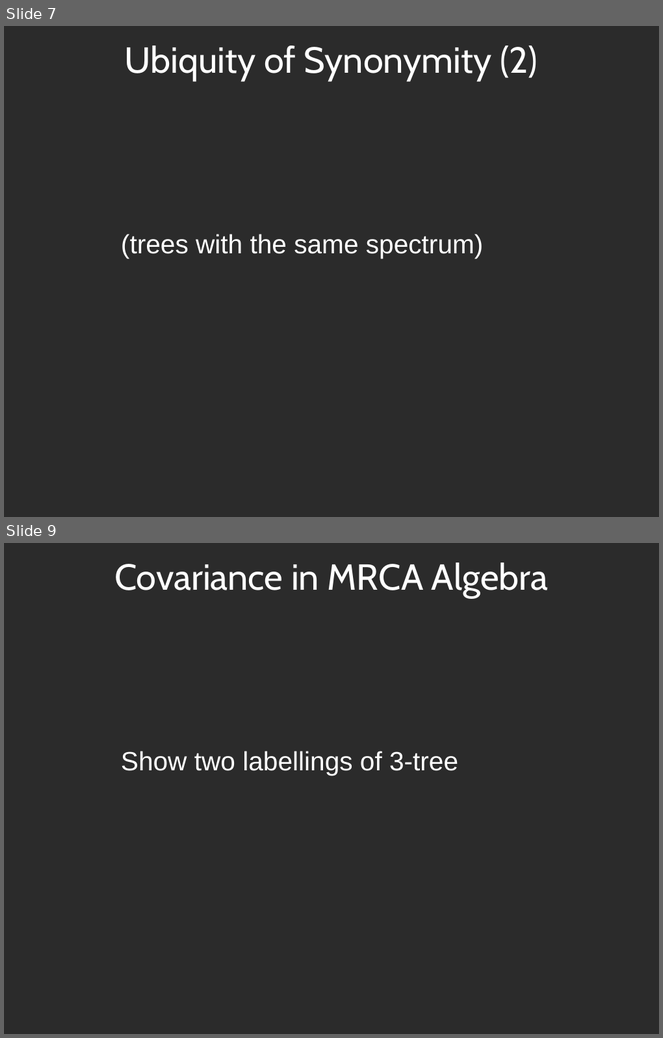
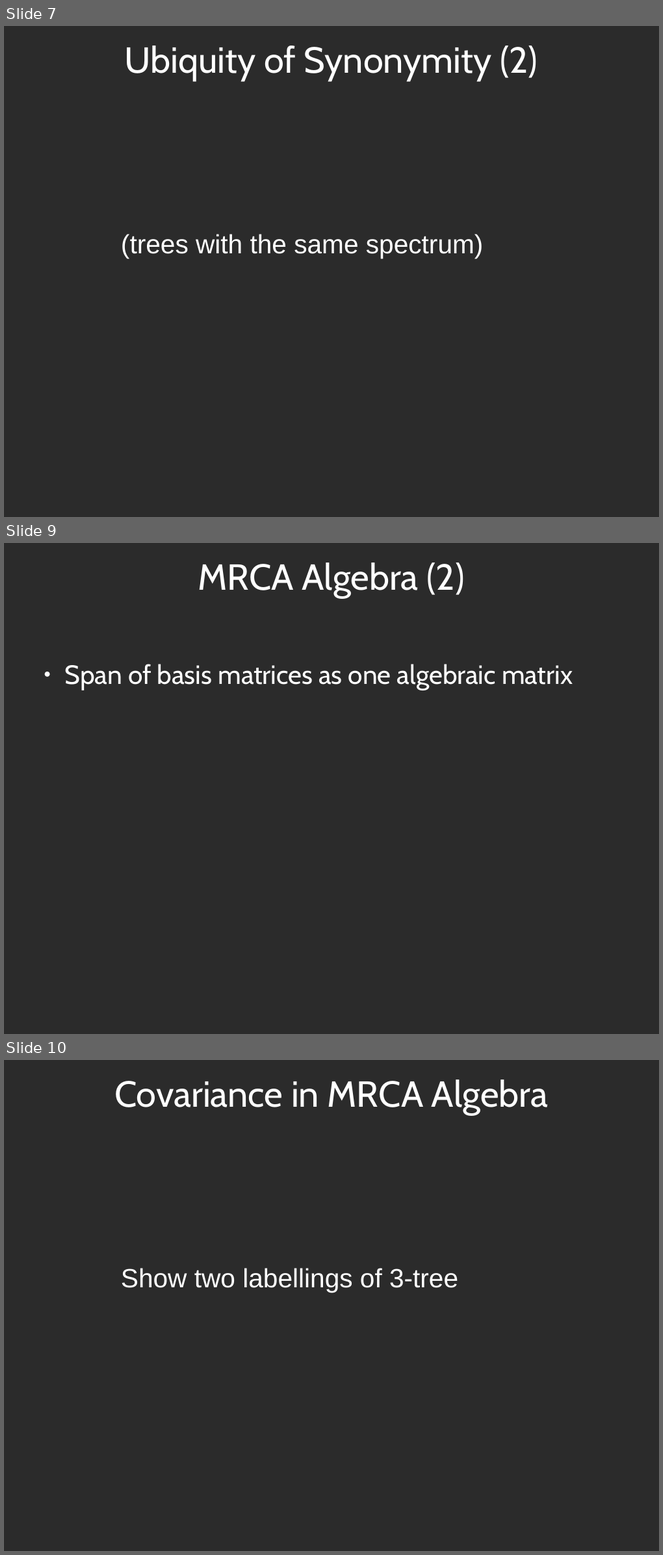
Before and after one commit to spiveeworks/treeshapes, a slide deck: presentation.odp. Shown one above the other, each under a label of ours: slides 7 and 9 before the commit, slides 7, 9 and 10 after it; the slides between them are not shown. The pictures are 663x1038 and 663x1555 pixels, drawn with LibreOffice and Linux fonts; fonts in the diff are those of the drawing; background and template pictures are left out; a plain dark background stands for a picture behind light text. Boxes give left, top, right and bottom in pixels: in the first picture for what was removed or moved away, otherwise in the second. Text is boxed around its words. In the diff, an @@ line names an element or a change of style, - is before the commit and + after.

```diff
--- a/presentation.odp
+++ b/presentation.odp
@@ slide 9 added at box(4, 543, 659, 1034), background picture (left out) @@
@@ title added at box(198, 563, 464, 598), 44 pt, text #FFFFFF @@
+MRCA Algebra (2)
@@ text added at box(65, 664, 573, 690), 32 pt, text #FFFFFF @@
+● Span of basis matrices as one algebraic matrix
@@ what was slide 9 is now slide 10 @@
```
Also in this commit, not shown: 1 slide changed, 1 other file.
